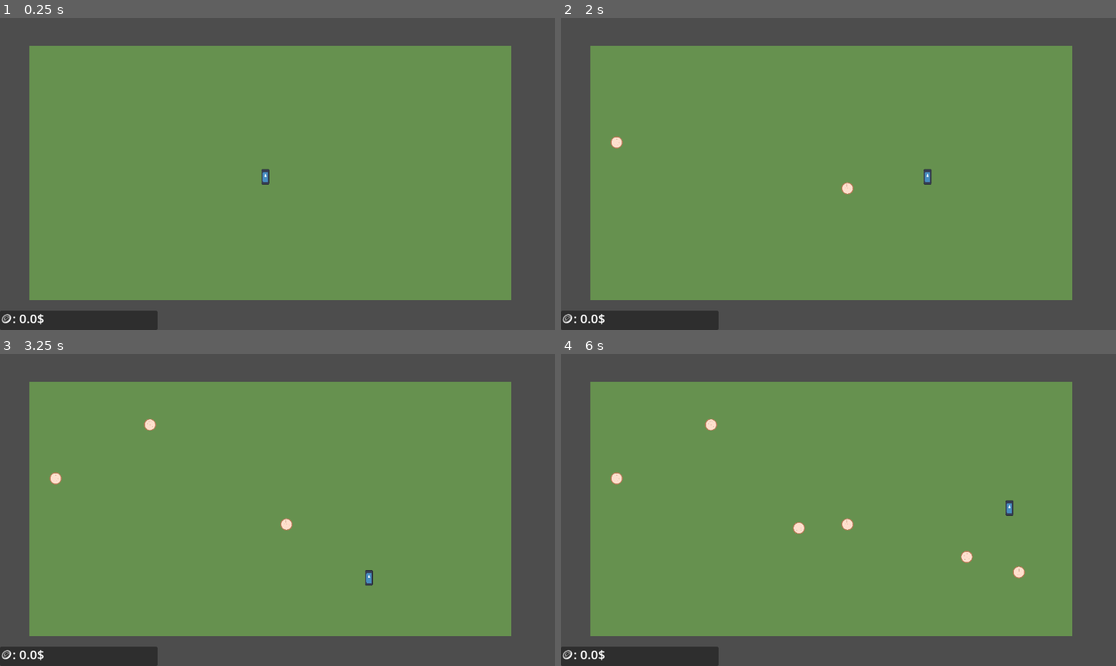
Above: before the commit, frames 1-4 (two rows, left to right).
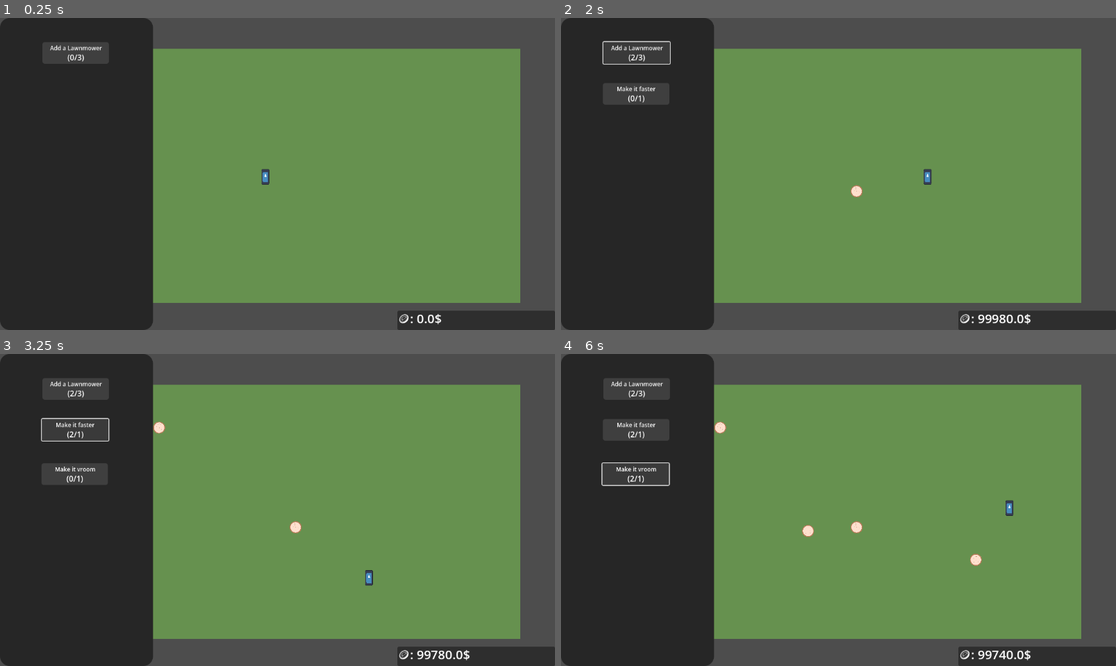
Above: after the commit, the same moments.

Repository: xelphyr/just-another-incremental-game
Game: Godot game, scene res://scenes/main.tscn
Same seed, same stepped clock (60 frames per second), same inputs: the game is played once before the commit and once after it. The engine's default icon, where the game draws it, is replaced by a stand-in: a white triangle on a blue panel in a dark square.
Inputs (mouse positions are in pixels of both pictures, inside the frame that each line leads up to):
- Up to frame 1 (0.25 s): no input
- Up to frame 2 (2 s): click (638, 52) at 0.5 s, where only the run after the commit has a clickable "Add a Lawnmower"; tap Enter at 1.25 s; hold D (right) from 1.28 s (still down)
- Up to frame 3 (3.25 s): release D (right) at 2 s; click (77, 428) at 2 s, where only the run after the commit has a clickable "Make it faster"; tap Space at 2.75 s; hold S (down) from 2.78 s (still down)
- Up to frame 4 (6 s): release S (down) at 3.5 s; click (633, 475) at 3.5 s, where only the run after the commit has a clickable "Make it vroom"; tap Enter at 4.25 s; hold D (right) 4.28-5.03 s; hold W (up) 5.03-5.78 s; hold A (left) from 5.78 s (still down)

The runs differ from the first frame. In frame 1, 30% of the frame differs, in the area x 0-100%, y 0-100%; in frame 2, 30%; in frame 3, 30%; in frame 4, 31%.

Commit message:
Made the barebones for an upgrade system for each tool, with upgradenodes and a {Tool}Upgrade for each tool (lawnmower only currently)

Diff:
--- a/coin.gd
+++ b/coin.gd
@@ -3,7 +3,6 @@
 var value := 1
 
 func _on_body_entered(body):
-	print("owie")
 	if body.name == "Player":
 		GameHandler.coin_collected(value)
 		queue_free()
--- a/coin_spawn.gd
+++ b/coin_spawn.gd
@@ -11,10 +11,9 @@
 		if shape is CollisionShape2D:
 			spawn_rect = shape.shape.get_rect()
 			spawn_rect.position += shape.global_position
-			print(spawn_rect.position, spawn_rect.end)
 
 func _on_timer_timeout() -> void:
-	if $Coins.get_children().size() <= MAX_COINS:
+	if $Coins.get_children().size() < MAX_COINS:
 		var coin = coin_scene.instantiate()
 		coin.position.x = randf_range(spawn_rect.position.x, spawn_rect.end.x)
 		coin.position.y = randf_range(spawn_rect.position.y, spawn_rect.end.y)
--- a/coin_ui.gd
+++ b/coin_ui.gd
@@ -4,5 +4,4 @@
 	GameHandler.coins_update.connect(_on_coin_collected)
 # Called every frame. 'delta' is the elapsed time since the previous frame.
 func _on_coin_collected(amt : float) -> void:
-	print("Signal Received!")
 	text = "🪙: " + str(amt) + "$"
--- a/game_handler.gd
+++ b/game_handler.gd
@@ -1,13 +1,22 @@
 extends Node
 
-var coins = 0
+var coins = 100000
 
 signal coins_update(amt)
 
+func _ready() -> void:
+	emit_signal("coins_update", coins)
+
 func coin_collected(amt) -> void:
-	print(amt, coins)
 	coins += amt
 	emit_signal("coins_update", coins)
 
 func get_coins() -> float:
 	return coins
+
+func purchase(amt) -> bool:
+	if (amt<=coins):
+		coins -= amt
+		emit_signal("coins_update", coins)
+		return true
+	return false
--- a/project.godot
+++ b/project.godot
@@ -12,12 +12,16 @@
 
 config/name="Just Another Incremental Game"
 run/main_scene="uid://blxdey8reg28s"
-config/features=PackedStringArray("4.4", "GL Compatibility")
+config/features=PackedStringArray("4.5", "GL Compatibility")
 config/icon="res://icon.svg"
 
 [autoload]
 
 GameHandler="*res://game_handler.gd"
+
+[editor_plugins]
+
+enabled=PackedStringArray("res://addons/godot_super-wakatime/plugin.cfg")
 
 [input]
 
--- /dev/null
+++ b/scenes/UpgradeNode.tscn
@@ -0,0 +1,76 @@
+[gd_scene load_steps=7 format=3 uid="uid://beq1ttb4x6oob"]
+
+[ext_resource type="Script" uid="uid://b8a5wep1stqd1" path="res://upgrades/upgrade_node.gd" id="1_m8jdq"]
+
+[sub_resource type="StyleBoxFlat" id="StyleBoxFlat_m8jdq"]
+bg_color = Color(0.23704806, 0.19492275, 0.21835652, 1)
+corner_radius_top_left = 5
+corner_radius_top_right = 5
+corner_radius_bottom_right = 5
+corner_radius_bottom_left = 5
+
+[sub_resource type="StyleBoxFlat" id="StyleBoxFlat_17pml"]
+bg_color = Color(0.22670749, 0.22670752, 0.22670743, 1)
+corner_radius_top_left = 5
+corner_radius_top_right = 5
+corner_radius_bottom_right = 5
+corner_radius_bottom_left = 5
+
+[sub_resource type="StyleBoxFlat" id="StyleBoxFlat_dhegg"]
+bg_color = Color(0.24840015, 0.24840018, 0.24840012, 1)
+corner_radius_top_left = 5
+corner_radius_top_right = 5
+corner_radius_bottom_right = 5
+corner_radius_bottom_left = 5
+
+[sub_resource type="StyleBoxFlat" id="StyleBoxFlat_mikgr"]
+bg_color = Color(0.16206557, 0.1620656, 0.16206554, 1)
+corner_radius_top_left = 5
+corner_radius_top_right = 5
+corner_radius_bottom_right = 5
+corner_radius_bottom_left = 5
+
+[sub_resource type="Theme" id="Theme_jwc6g"]
+Button/styles/disabled = SubResource("StyleBoxFlat_m8jdq")
+Button/styles/hover = SubResource("StyleBoxFlat_17pml")
+Button/styles/normal = SubResource("StyleBoxFlat_dhegg")
+Button/styles/pressed = SubResource("StyleBoxFlat_mikgr")
+
+[node name="UpgradeNode" type="Button"]
+anchors_preset = -1
+anchor_right = 0.076
+anchor_bottom = 0.069
+offset_right = 0.44799805
+offset_bottom = 0.28799438
+theme = SubResource("Theme_jwc6g")
+script = ExtResource("1_m8jdq")
+
+[node name="Name" type="Label" parent="."]
+layout_mode = 1
+anchors_preset = 5
+anchor_left = 0.5
+anchor_right = 0.5
+offset_left = -34.0
+offset_top = 4.0
+offset_right = 35.0
+offset_bottom = 21.0
+grow_horizontal = 2
+theme_override_font_sizes/font_size = 12
+text = "Add a Lawnmower"
+
+[node name="Level" type="Label" parent="."]
+layout_mode = 1
+anchors_preset = 7
+anchor_left = 0.5
+anchor_top = 1.0
+anchor_right = 0.5
+anchor_bottom = 1.0
+offset_left = -16.999996
+offset_top = -24.999992
+offset_right = 18.000004
+offset_bottom = -1.9999924
+grow_horizontal = 2
+grow_vertical = 0
+text = "(1/1)"
+
+[connection signal="button_up" from="." to="." method="_on_button_up"]
--- a/scenes/coin_ui.tscn
+++ b/scenes/coin_ui.tscn
@@ -14,11 +14,14 @@
 texture_filter = 1
 clip_contents = true
 layout_mode = 1
-anchors_preset = 2
+anchors_preset = 3
+anchor_left = 1.0
 anchor_top = 1.0
+anchor_right = 1.0
 anchor_bottom = 1.0
+offset_left = -327.0
 offset_top = -40.0
-offset_right = 327.0
+grow_horizontal = 0
 grow_vertical = 0
 
 [node name="Label" type="Label" parent="Panel"]
--- a/scenes/field.tscn
+++ b/scenes/field.tscn
@@ -24,29 +24,31 @@
 
 [node name="Sprite2D" type="Sprite2D" parent="."]
 modulate = Color(0.39957, 0.57, 0.3078, 1)
-position = Vector2(12, -7.99997)
+position = Vector2(580, 328)
 scale = Vector2(1000, 528)
 texture = ExtResource("1_6pmjc")
 
 [node name="Down" type="CollisionShape2D" parent="."]
+position = Vector2(568, 336)
 shape = SubResource("WorldBoundaryShape2D_6pmjc")
 
 [node name="Right" type="CollisionShape2D" parent="."]
-position = Vector2(512, 80)
+position = Vector2(1080, 416)
 shape = SubResource("WorldBoundaryShape2D_ttalb")
 
 [node name="Up" type="CollisionShape2D" parent="."]
-position = Vector2(-8, -336)
+position = Vector2(560, 0)
 shape = SubResource("WorldBoundaryShape2D_lptdg")
 
 [node name="Left" type="CollisionShape2D" parent="."]
-position = Vector2(-488, -32)
+position = Vector2(80, 304)
 shape = SubResource("WorldBoundaryShape2D_7156t")
 
 [node name="Timer" type="Timer" parent="."]
 autostart = true
 
 [node name="SpawnArea" type="Area2D" parent="."]
+position = Vector2(568, 336)
 
 [node name="CollisionShape2D" type="CollisionShape2D" parent="SpawnArea"]
 position = Vector2(12, -4)
--- a/scenes/main.tscn
+++ b/scenes/main.tscn
@@ -1,13 +1,13 @@
-[gd_scene load_steps=4 format=3 uid="uid://blxdey8reg28s"]
+[gd_scene load_steps=5 format=3 uid="uid://blxdey8reg28s"]
 
 [ext_resource type="PackedScene" uid="uid://b3d3fmr2443ld" path="res://scenes/field.tscn" id="1_0wfyh"]
 [ext_resource type="PackedScene" uid="uid://b33uuboqxhc1d" path="res://scenes/player.tscn" id="2_sugp2"]
 [ext_resource type="PackedScene" uid="uid://d251m6b0rfyfy" path="res://scenes/coin_ui.tscn" id="3_sugp2"]
+[ext_resource type="PackedScene" uid="uid://2ssxgm6aj5fj" path="res://tools/lawnmower/LawnmowerUpgrade.tscn" id="4_jyhfs"]
 
 [node name="Main" type="Node2D"]
 
 [node name="Field" parent="." instance=ExtResource("1_0wfyh")]
-position = Vector2(549, 330)
 
 [node name="Player" parent="." instance=ExtResource("2_sugp2")]
 position = Vector2(551, 330)
@@ -15,3 +15,5 @@
 [node name="CanvasLayer" type="CanvasLayer" parent="."]
 
 [node name="CoinUI" parent="CanvasLayer" instance=ExtResource("3_sugp2")]
+
+[node name="LawnmowerUpgrade" parent="CanvasLayer" instance=ExtResource("4_jyhfs")]
--- /dev/null
+++ b/tool_upgrade_system.gd
@@ -0,0 +1,54 @@
+extends Control
+class_name ToolUpgradeSystem
+
+@export var nodes: Array[UpgradeNode] = []
+
+
+
+
+# Called when the node enters the scene tree for the first time.
+func _ready() -> void:
+	_recalculate_upgrade_tree(null)
+
+func _recalculate_upgrade_tree(data: UpgradeNode) -> void:
+	var nodes_to_hide: Array[UpgradeNode] = []
+	var nodes_to_lock: Array[UpgradeNode] = []
+	var nodes_to_unlock: Array[UpgradeNode] = []
+
+	for node in nodes:
+		var invisible := false
+		var locked := false
+
+		for reqnode in node.reveal_when.keys():
+			if nodes[reqnode].current_level < node.reveal_when[reqnode]:
+				invisible = true
+				break
+
+		if not invisible:
+			for unlocknode in node.unlock_when.keys():
+				if nodes[unlocknode].current_level < node.unlock_when[unlocknode]: # below unlock threshold
+					locked = true
+					break
+			if not locked:
+				for locknode in node.lock_when.keys():
+					if nodes[locknode].current_level >= node.lock_when[locknode]: # above lock threshold
+						locked = true
+						break
+
+
+		if invisible:
+			nodes_to_hide.append(node)
+		elif locked:
+			nodes_to_lock.append(node)
+		else:
+			nodes_to_unlock.append(node)
+
+	for node in nodes_to_hide:
+		node.disabled = true
+		node.visible = false
+	for node in nodes_to_lock:
+		node.disabled = true
+		node.visible = true
+	for node in nodes_to_unlock:
+		node.disabled = false
+		node.visible = true
--- /dev/null
+++ b/tools/lawnmower/LawnmowerSpawner.tscn
@@ -0,0 +1,3 @@
+[gd_scene format=3 uid="uid://bo1yy3ahrq16v"]
+
+[node name="LawnmowerSpawner" type="Node2D"]
--- /dev/null
+++ b/tools/lawnmower/LawnmowerUpgrade.tscn
@@ -0,0 +1,85 @@
+[gd_scene load_steps=4 format=3 uid="uid://2ssxgm6aj5fj"]
+
+[ext_resource type="Script" uid="uid://dmx3ad6hooc74" path="res://tool_upgrade_system.gd" id="1_0kemt"]
+[ext_resource type="PackedScene" uid="uid://beq1ttb4x6oob" path="res://scenes/UpgradeNode.tscn" id="1_ombev"]
+
+[sub_resource type="StyleBoxFlat" id="StyleBoxFlat_utfbk"]
+bg_color = Color(0.147672, 0.147672, 0.147672, 1)
+corner_radius_top_left = 20
+corner_radius_top_right = 20
+corner_radius_bottom_right = 20
+corner_radius_bottom_left = 20
+
+[node name="LawnmowerUpgrade" type="Control" node_paths=PackedStringArray("nodes")]
+layout_mode = 3
+anchor_right = 0.275
+anchor_bottom = 1.0
+offset_right = 0.19998169
+grow_horizontal = 2
+grow_vertical = 2
+script = ExtResource("1_0kemt")
+nodes = [NodePath("UpgradeNode"), NodePath("UpgradeNode2"), NodePath("UpgradeNode3")]
+
+[node name="bg" type="Panel" parent="."]
+layout_mode = 1
+anchors_preset = 15
+anchor_right = 1.0
+anchor_bottom = 1.0
+grow_horizontal = 2
+grow_vertical = 2
+scale = Vector2(1.00178, 1)
+theme_override_styles/panel = SubResource("StyleBoxFlat_utfbk")
+
+[node name="UpgradeNode" parent="." instance=ExtResource("1_ombev")]
+layout_mode = 1
+anchors_preset = 15
+anchor_right = 1.0
+anchor_bottom = 1.0
+offset_left = 88.0
+offset_top = 50.0
+offset_right = -91.0
+offset_bottom = -553.0
+title = "Add a Lawnmower"
+max_level = 3
+base_cost = 10.0
+
+[node name="UpgradeNode2" parent="." instance=ExtResource("1_ombev")]
+layout_mode = 1
+anchors_preset = 15
+anchor_right = 1.0
+anchor_bottom = 1.0
+offset_left = 87.0
+offset_top = 135.0
+offset_right = -92.0
+offset_bottom = -468.0
+id = 1
+title = "Make it faster"
+base_cost = 100.0
+reveal_when = {
+0: 1
+}
+unlock_when = {
+0: 2
+}
+
+[node name="UpgradeNode3" parent="." instance=ExtResource("1_ombev")]
+layout_mode = 1
+anchors_preset = 15
+anchor_right = 1.0
+anchor_bottom = 1.0
+offset_left = 86.0
+offset_top = 227.0
+offset_right = -93.0
+offset_bottom = -376.0
+title = "Make it vroom"
+base_cost = 20.0
+reveal_when = {
+1: 1
+}
+unlock_when = {
+1: 2
+}
+
+[connection signal="on_purchase" from="UpgradeNode" to="." method="_recalculate_upgrade_tree"]
+[connection signal="on_purchase" from="UpgradeNode2" to="." method="_recalculate_upgrade_tree"]
+[connection signal="on_purchase" from="UpgradeNode3" to="." method="_recalculate_upgrade_tree"]
--- /dev/null
+++ b/tools/lawnmower/upgrades/lawnmover1.tres
@@ -0,0 +1,18 @@
+[gd_resource type="Resource" script_class="UpgradeNode" load_steps=2 format=3 uid="uid://dmg12qddnv4wo"]
+
+[ext_resource type="Script" uid="uid://b8a5wep1stqd1" path="res://upgrades/upgrade_node.gd" id="1_7dla7"]
+
+[resource]
+script = ExtResource("1_7dla7")
+id = 0
+name = "Increase Lawnmower Spawn Rate"
+repeatable = true
+max_level = 5
+cost_type = "mult"
+base_cost = 50.0
+mult = 1.3
+power = 2.0
+tool_id = 0
+requires = []
+reveal_when = Array[Dictionary]([])
+unlock_when = Array[Dictionary]([])
--- /dev/null
+++ b/tools/lawnmower/upgrades/lawnmover2.tres
@@ -0,0 +1,18 @@
+[gd_resource type="Resource" script_class="UpgradeNode" load_steps=2 format=3 uid="uid://cetnll2n23gnp"]
+
+[ext_resource type="Script" uid="uid://b8a5wep1stqd1" path="res://upgrades/upgrade_node.gd" id="1_5g0nv"]
+
+[resource]
+script = ExtResource("1_5g0nv")
+id = 1
+name = "Add more lawnmovers"
+repeatable = true
+max_level = 5
+cost_type = "mult"
+base_cost = 250.0
+mult = 1.3
+power = 2.0
+tool_id = 0
+requires = [null]
+reveal_when = Array[Dictionary]([])
+unlock_when = Array[Dictionary]([])
--- /dev/null
+++ b/tools/lawnmower/upgrades/lawnmover3.tres
@@ -0,0 +1,18 @@
+[gd_resource type="Resource" script_class="UpgradeNode" load_steps=2 format=3 uid="uid://csca82dsar7gk"]
+
+[ext_resource type="Script" uid="uid://b8a5wep1stqd1" path="res://upgrades/upgrade_node.gd" id="1_q1ilb"]
+
+[resource]
+script = ExtResource("1_q1ilb")
+id = 1
+name = "Add more lawnmovers"
+repeatable = true
+max_level = 5
+cost_type = "mult"
+base_cost = 50.0
+mult = 1.3
+power = 2.0
+tool_id = 0
+requires = [2]
+reveal_when = Array[Dictionary]([])
+unlock_when = Array[Dictionary]([])
--- /dev/null
+++ b/upgrades/upgrade_node.gd
@@ -0,0 +1,35 @@
+extends Button
+class_name UpgradeNode
+
+@export var id: int                            #
+@export var title : String                     #
+@export var repeatable: bool = false           #
+@export var max_level: int = 1                 #
+@export var current_level: int = 0
+signal on_purchase(data : UpgradeNode)
+
+@export var cost_type: String = "fixed"
+@export var base_cost: float = 0.0
+@export var mult: float = 1.15
+@export var power: float = 2.0
+
+@export var reveal_when: Dictionary = {}
+@export var unlock_when: Dictionary = {}
+@export var lock_when: Dictionary = {}
+
+func _ready() -> void:
+	$Name.text = title
+	$Level.text = "(%d/%d)" % [current_level, max_level]
+
+func cost_at(level: int) -> float:
+	if cost_type == "exp":
+		return base_cost * pow(mult, level)
+	elif cost_type == "poly":
+		return base_cost * pow(level, power)
+	return base_cost
+
+func _on_button_up() -> void:
+	if GameHandler.purchase(cost_at(current_level)):
+		current_level += 1
+		$Level.text = "(%d/%d)" % [current_level, max_level]
+		emit_signal("on_purchase", self)
Not shown, added: tool_upgrade_system.gd.uid
Not shown, added: upgrades/upgrade_node.gd.uid
